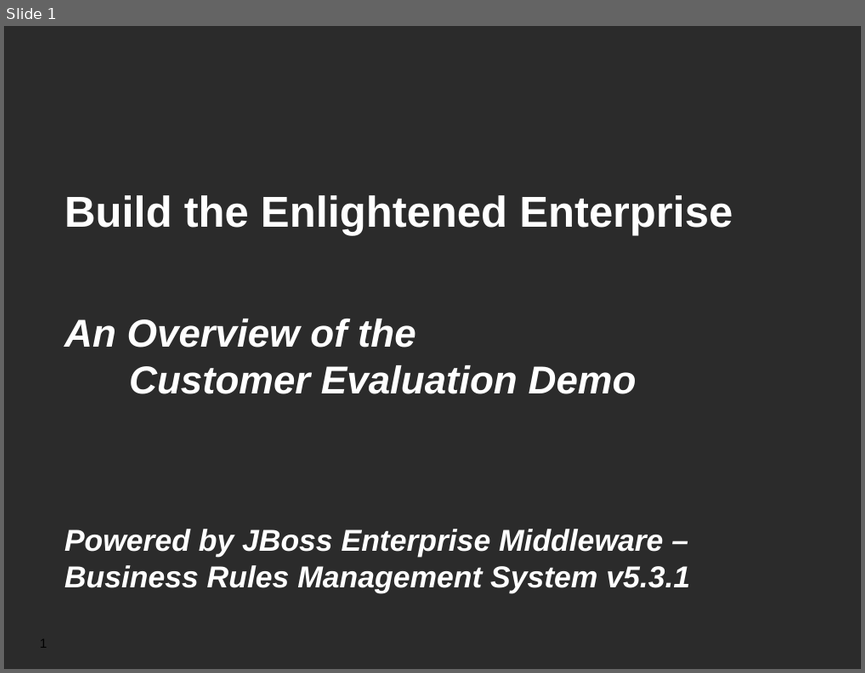
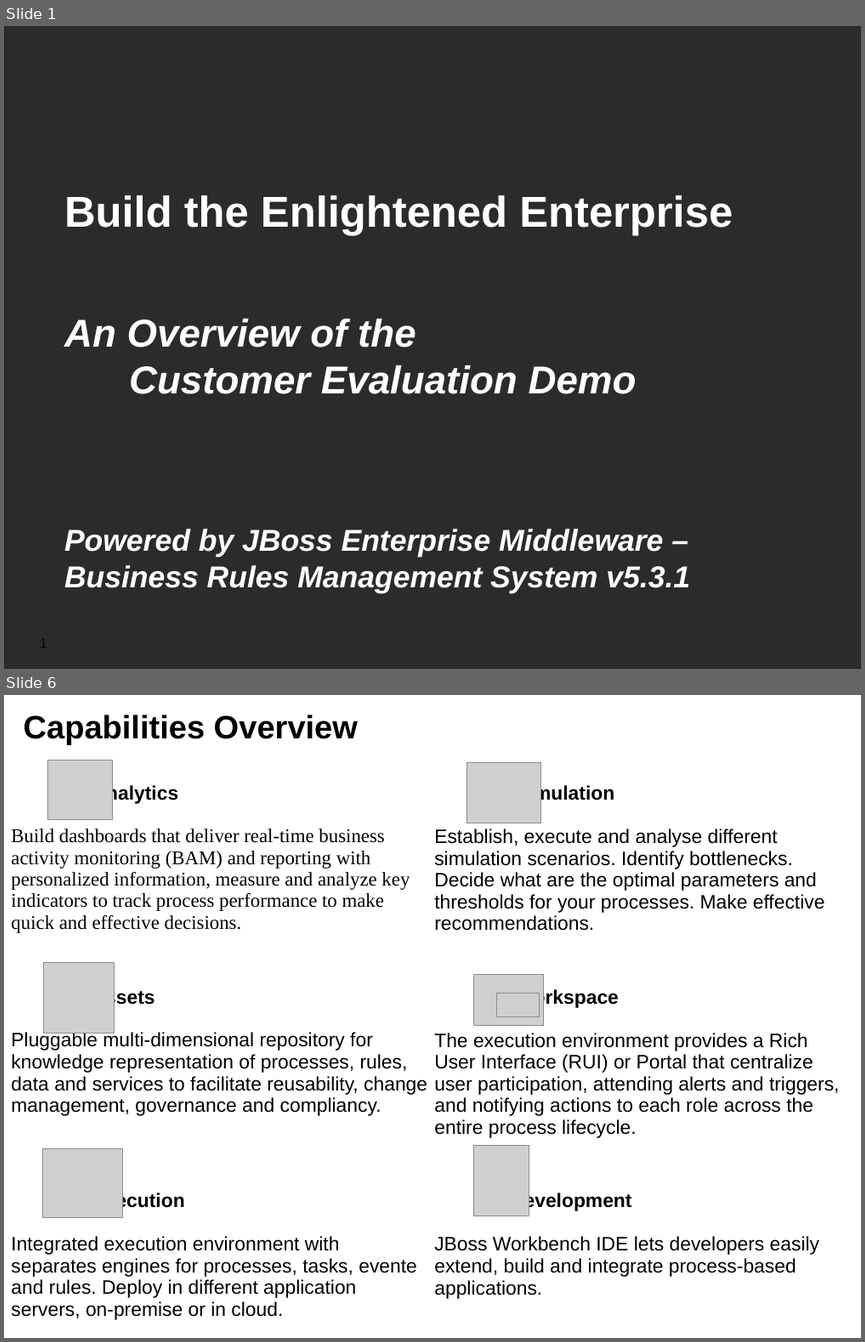
Before and after one commit to jbossdemocentral/bpms-customer-evaluation-demo, a slide deck: docs/Demo Overview.odp. Shown one above the other, each under a label of ours: slide 1 before the commit, slides 1 and 6 after it; the slides between them are not shown. The pictures are 865x673 and 865x1342 pixels, drawn with LibreOffice and Linux fonts; fonts in the diff are those of the drawing; grey boxes stand for pictures; background and template pictures are left out; a plain dark background stands for a picture behind light text. Boxes give left, top, right and bottom in pixels: in the first picture for what was removed or moved away, otherwise in the second. Text is boxed around its words. In the diff, an @@ line names an element or a change of style, - is before the commit and + after.

Commit message:
Updated doc slides.

```diff
--- a/docs/Demo Overview.odp
+++ b/docs/Demo Overview.odp
@@ slide 6 added at (4, 695, 861, 1338), background #FFFFFF @@
@@ title added at (24, 715, 358, 745), 30 pt, text #000000, bold @@
+Capabilities Overview
@@ picture added at (47, 760, 112, 819) @@
@@ picture added at (467, 763, 541, 823) @@
@@ table added at (8, 778, 857, 1325), 3 rows, 2 columns @@
+Analytics / Build dashboards that deliver real-time business activity monitoring (BAM) and reporting with personalized information, measure and analyze key indicators to track process performance to make quick and effective decisions. | Simulation / Establish, execute and analyse different simulation scenarios. Identify bottlenecks. Decide what are the optimal parameters and thresholds for your processes. Make effective recommendations.
+Assets / Pluggable multi-dimensional repository for knowledge representation of processes, rules, data and services to facilitate reusability, change management, governance and compliancy. | Workspace / The execution environment provides a Rich User Interface (RUI) or Portal that centralize user participation, attending alerts and triggers, and notifying actions to each role across the entire process lifecycle.
+Execution / Integrated execution environment with separates engines for processes, tasks, evente and rules. Deploy in different application servers, on-premise or in cloud. | Development / JBoss Workbench IDE lets developers easily extend, build and integrate process-based applications.
@@ picture added at (44, 963, 114, 1033) @@
@@ picture added at (473, 974, 545, 1026) @@
@@ picture added at (496, 993, 539, 1016) @@
@@ picture added at (43, 1149, 123, 1219) @@
@@ picture added at (473, 1145, 529, 1216) @@
@@ page number added at (49, 1310, 56, 1316), 12 pt, text #000000 @@
+6
```
Also in this commit, not shown: 5 other slides added, 1 slide removed, 1 other file.
